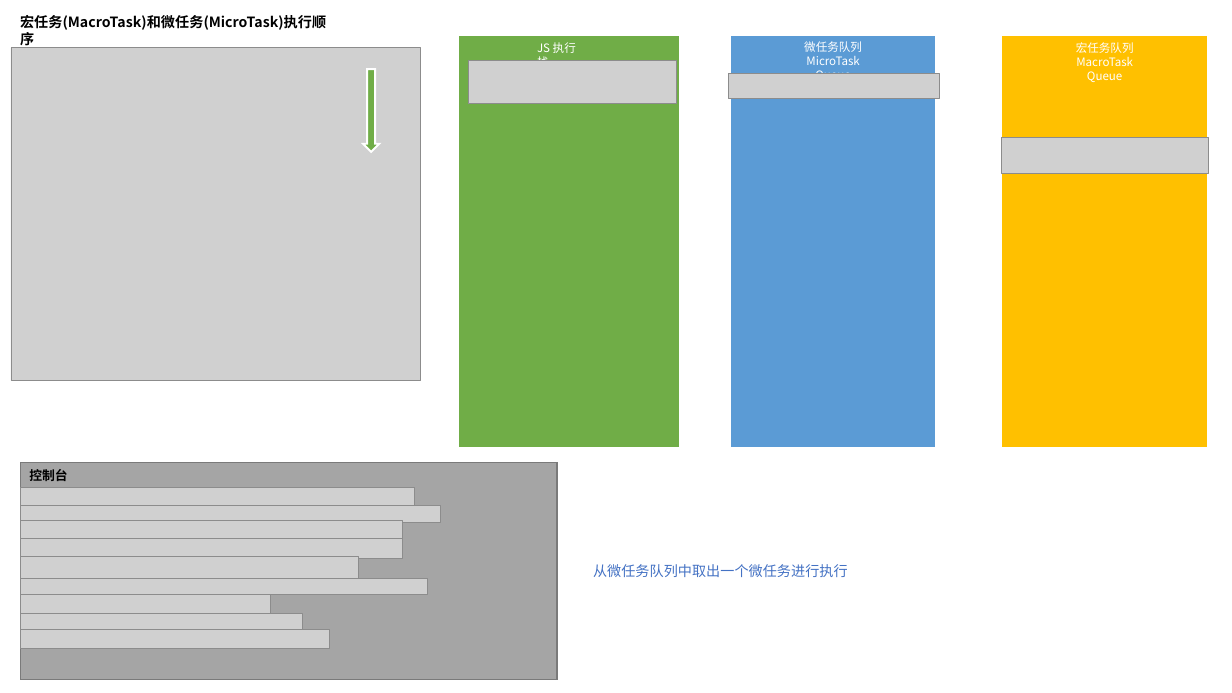
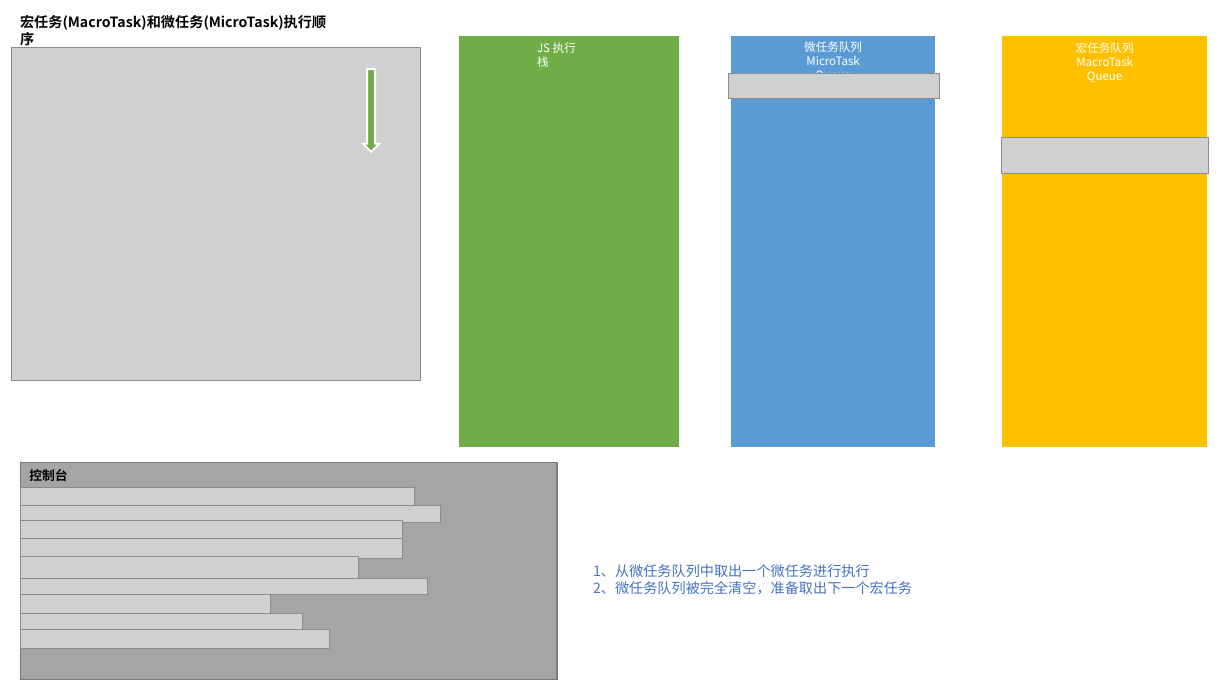
Before and after one commit to Jameswain/blog, a slide deck: slide 20 of 浏览器Event Loop/宏任务(MacroTask)和微任务(MicroTask)执行顺序.pptx (slide 17 before the commit). Drawn at 1232x693 pixels with LibreOffice and Linux fonts; fonts in the diff are those of the drawing; grey boxes stand for pictures. Boxes give left, top, right and bottom in pixels: in the first picture for what was removed or moved away, otherwise in the second. Text is boxed around its words. In the diff, an @@ line names an element or a change of style, - is before the commit and + after.

```diff
--- a/浏览器Event Loop/宏任务(MacroTask)和微任务(MicroTask)执行顺序.pptx
+++ b/浏览器Event Loop/宏任务(MacroTask)和微任务(MicroTask)执行顺序.pptx
@@ picture removed at bbox=[469, 60, 677, 104] @@
@@ text at bbox=[593, 564, 912, 594]: text changed @@
-从微任务队列中取出一个微任务进行执行
+1、从微任务队列中取出一个微任务进行执行
+2、微任务队列被完全清空，准备取出下一个宏任务
```
Also in this commit, not shown: 5 other slides changed, 45 slides added, 3 other files.
